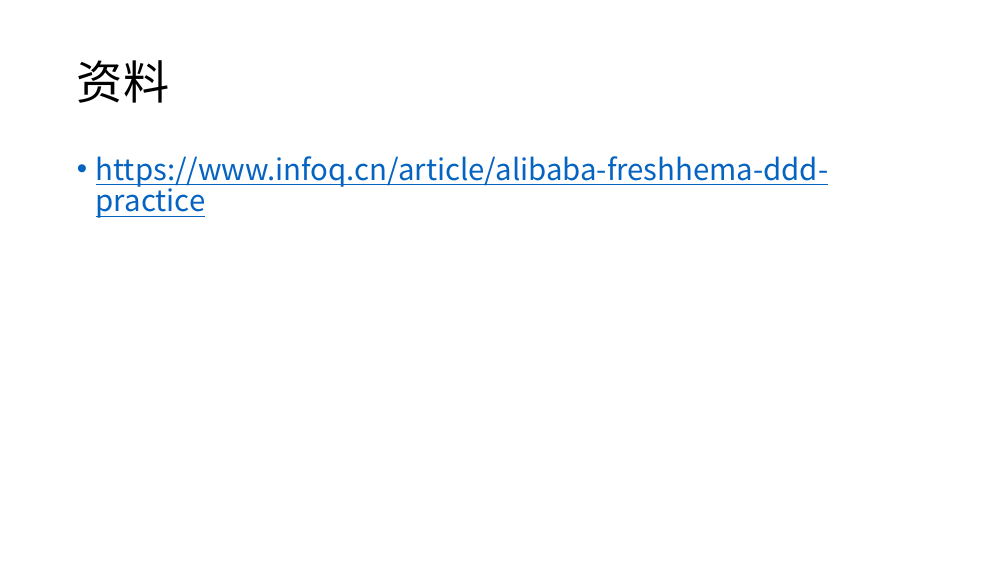
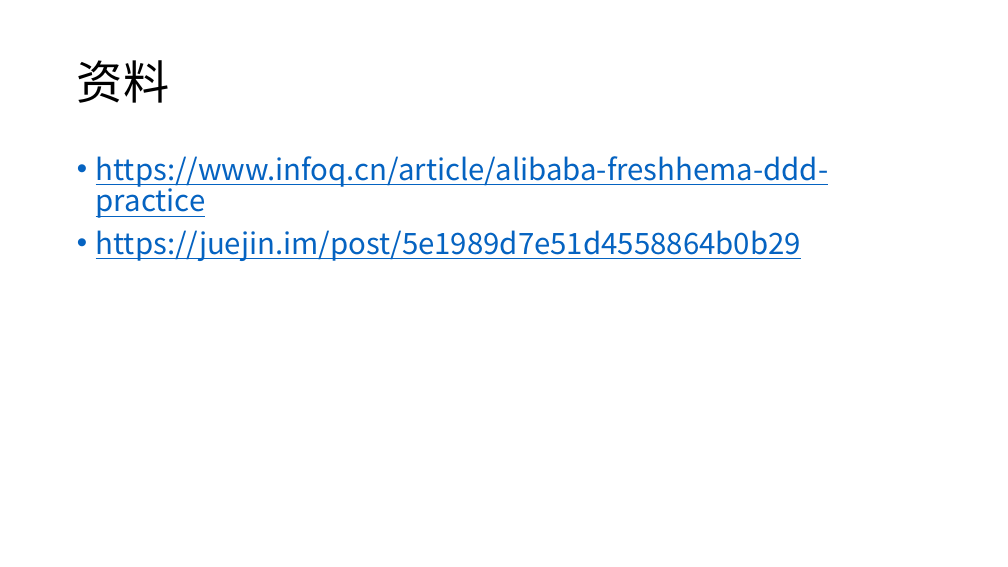
Before and after one commit to axzxs2001/DDD_Sample, a slide deck: slide 2 of DDD_Sample/Docs/DDD.pptx. Drawn at 1008x567 pixels with LibreOffice and Linux fonts; fonts in the diff are those of the drawing. Boxes give left, top, right and bottom in pixels: in the first picture for what was removed or moved away, otherwise in the second. Text is boxed around its words. In the diff, an @@ line names an element or a change of style, - is before the commit and + after.

```diff
--- a/DDD_Sample/Docs/DDD.pptx
+++ b/DDD_Sample/Docs/DDD.pptx
@@ text at <box>96,230,801,261</box>: paragraph added @@
+• https://juejin.im/post/5e1989d7e51d4558864b0b29
```
Also in this commit, not shown: 3 slides added, 7 other files.
